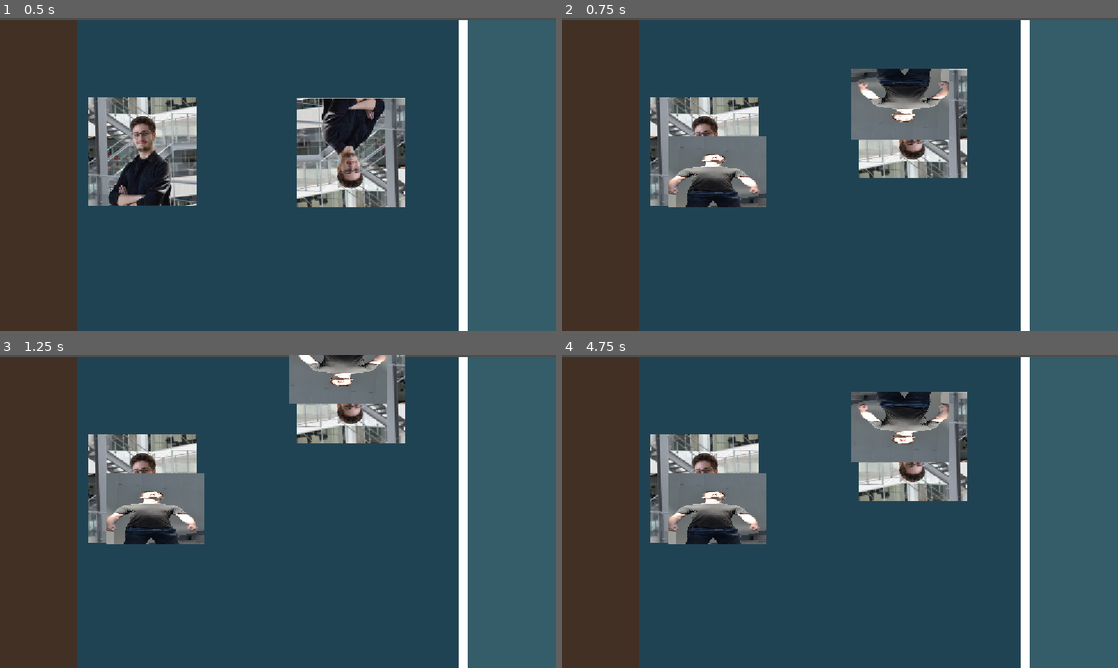
Above: before the commit, frames 1-4 (two rows, left to right).
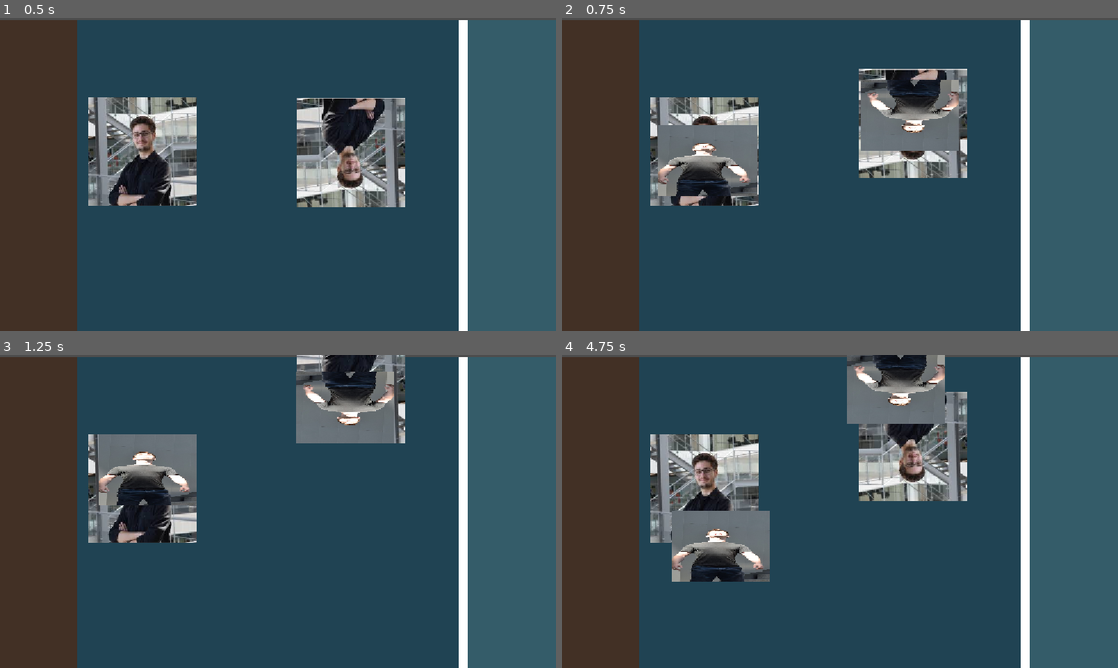
Above: after the commit, the same moments.

Repository: mariusstokkebro/Fish-fish-Fish
Game: Godot game, scene res://Scenes/level.tscn
The game is run twice, just before and just after one commit, with the same random seed, the same clock (stepped at 60 frames per second) and the same inputs.
Inputs:
- Up to frame 1 (0.5 s): no input
- Up to frame 2 (0.75 s): tap Enter (ui_accept) at 0.5 s; hold Up (ui_up) from 0.53 s (still down); hold Enter (ui_accept) from 0.53 s (still down)
- Up to frame 3 (1.25 s): keep holding Up (ui_up); keep holding Enter (ui_accept)
- Up to frame 4 (4.75 s): release Up (ui_up) at 1.28 s; release Enter (ui_accept) at 1.28 s; hold Down (ui_down) 1.28-2.03 s; tap Enter (ui_accept) at 1.35, 1.52, 1.82, 2.85, 3.02, 3.32, 4.35, 4.52 s; hold Enter (ui_accept) 2.03-2.78 s; hold Up (ui_up) 2.03-3.53 s; hold Enter (ui_accept) 3.53-4.28 s; hold Down (ui_down) from 3.53 s (still down)

Frame 1 is identical in both runs. In frame 2, 6.2% of the frame differs, in the area x 17-72%, y 16-61%; in frame 3, 9.0%; in frame 4, 10%, in the area x 19-70%, y 0-73%.

Commit message:
better gatorrod

Diff:
--- a/gorilla-fighting-game/Scripts/gatorRod.gd
+++ b/gorilla-fighting-game/Scripts/gatorRod.gd
@@ -1,34 +1,49 @@
 extends Node2D
+
 @export var ballTexture: Sprite2D
-@export var player: CharacterBody2D
-@export var collider: CollisionShape2D
-@export var castTime: float
-@export var distanceMultiplier: float
-var distance = 10
-var thrown: bool = false
-# Called every frame. 'delta' is the elapsed time since the previous frame.
+@export var castTime: float = 1.0
+@export var distanceMultiplier: float = 1.0
+@export var steerSpeed: float = 150.0
+@export var maxSteer: float = 80.0
+@export var steerAxis: Vector2 = Vector2.DOWN  # direction the bait can be nudged
+
+var distance := 10.0
+var thrown := false
+var steering := false
+
+var base_pos := Vector2.ZERO
+var steer_offset := 0.0
+func _ready() -> void:
+	base_pos = position
+
 func _process(delta: float) -> void:
-	castRod()
-	realIn()
+	if steering:
+		var input := Input.get_axis("ui_up", "ui_down")
+		steer_offset = clamp(steer_offset + input * steerSpeed * delta, -maxSteer, maxSteer)
 
-func castRod():
-	if thrown == false:
-		if Input.is_action_pressed("ui_accept"):
-			distance += 1 * distanceMultiplier
-			ballTexture.visible = true
-		if Input.is_action_just_released("ui_accept"):
-			var timer = 0.0
-			var originalPosition = get_position()
-			while timer < castTime:
-				var newPosition = lerp(originalPosition.x,originalPosition.x + distance,timer/castTime)
-				set_position(Vector2(newPosition,0))
-				timer += get_process_delta_time()
-			distance = 10
-			thrown = true
+	position = base_pos + steerAxis * steer_offset
 
-func realIn():
-	if thrown == true:
-		print_debug(thrown)
-		await get_tree().create_timer(2).timeout
-		set_position(Vector2(0,0))
-		thrown = false
+	castRod(delta)
+
+func castRod(delta: float) -> void:
+	if thrown:
+		return
+
+	if Input.is_action_pressed("ui_accept"):
+		distance += 100.0 * distanceMultiplier * delta
+		ballTexture.visible = true
+
+	if Input.is_action_just_released("ui_accept"):
+		thrown = true
+		steering = true
+		var target := base_pos + Vector2(distance, 0)
+		distance = 10.0
+
+		var tween := create_tween()
+		tween.tween_property(self, "base_pos", target, castTime)
+		tween.tween_interval(2.0)
+		tween.tween_callback(func(): steering = false)
+
+		tween.tween_property(self, "base_pos", Vector2.ZERO, castTime)
+		tween.parallel().tween_property(self, "steer_offset", 0.0, castTime)
+		tween.tween_callback(func(): thrown = false)
